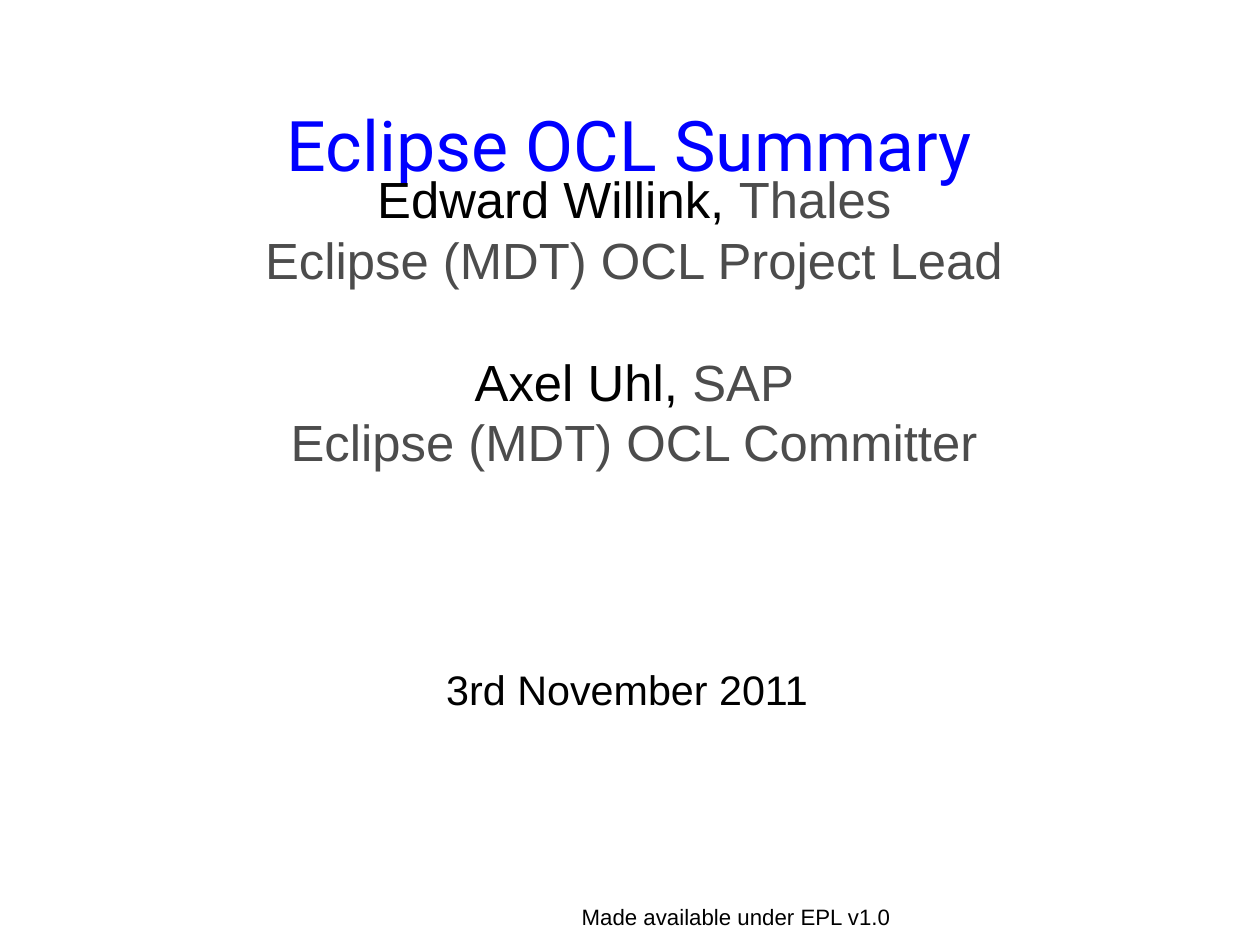
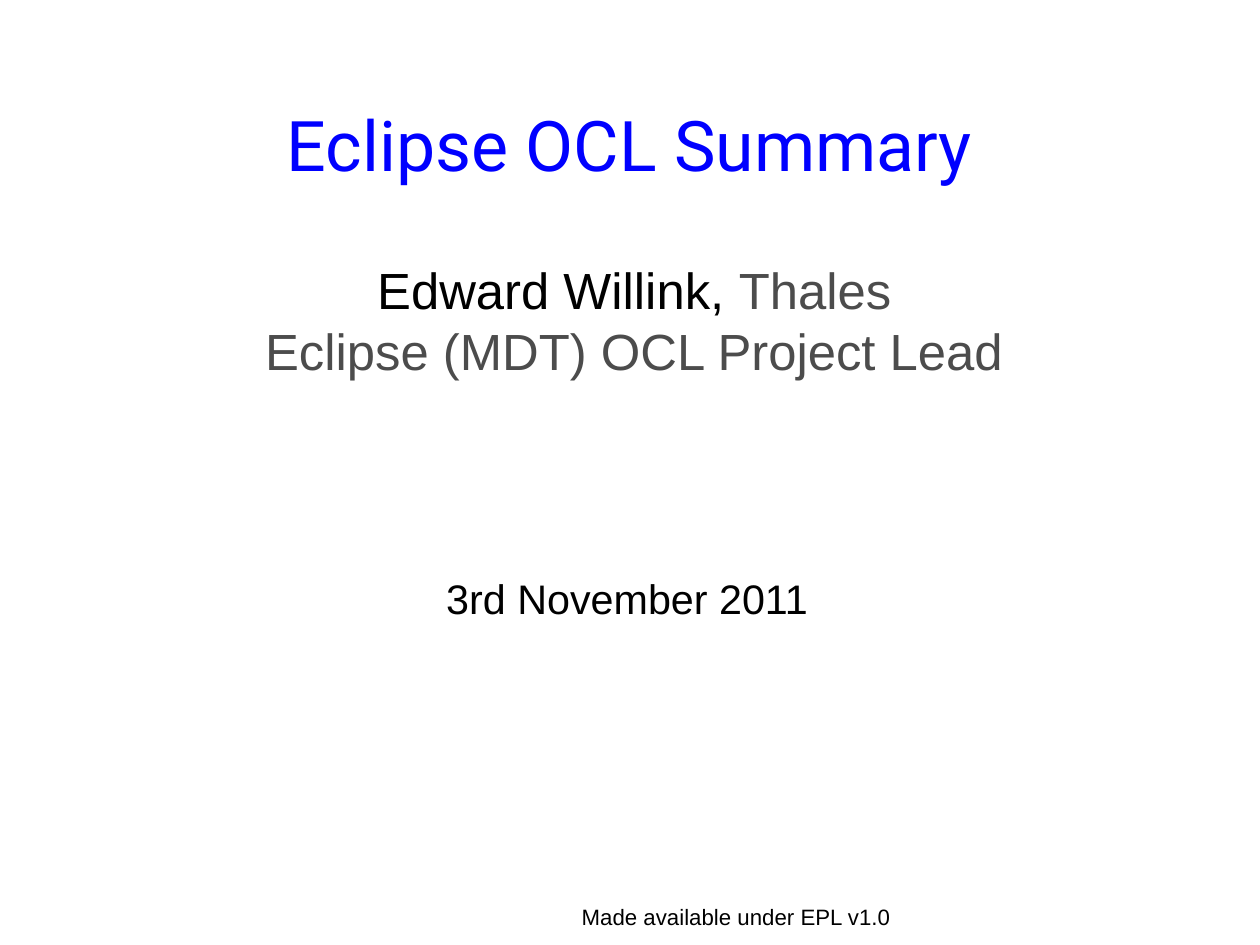
Before and after one commit to eclipse-ocl/ocl-website, a slide deck: slide 1 of ocl/docs/publications/ECE2011BoF/EclipseOCLSummary.odp. Drawn at 1260x945 pixels with LibreOffice and Linux fonts; fonts in the diff are those of the drawing; background and template pictures are left out. Boxes give left, top, right and bottom in pixels: in the first picture for what was removed or moved away, otherwise in the second. Text is boxed around its words. In the diff, an @@ line names an element or a change of style, - is before the commit and + after.

Commit message:
Progress

```diff
--- a/ocl/docs/publications/ECE2011BoF/EclipseOCLSummary.odp
+++ b/ocl/docs/publications/ECE2011BoF/EclipseOCLSummary.odp
@@ text "Edward Willink, Thales": place and size @@
-text "Edward Willink, Thales" at box(265, 177, 1003, 706)
+text "Edward Willink, Thales" at box(265, 272, 1003, 615)
@@ text at box(291, 364, 977, 472): paragraph removed @@
-Axel Uhl, SAP
-Eclipse (MDT) OCL Committer
```
Also in this commit, not shown: 3 slides added, 1 slide removed.
